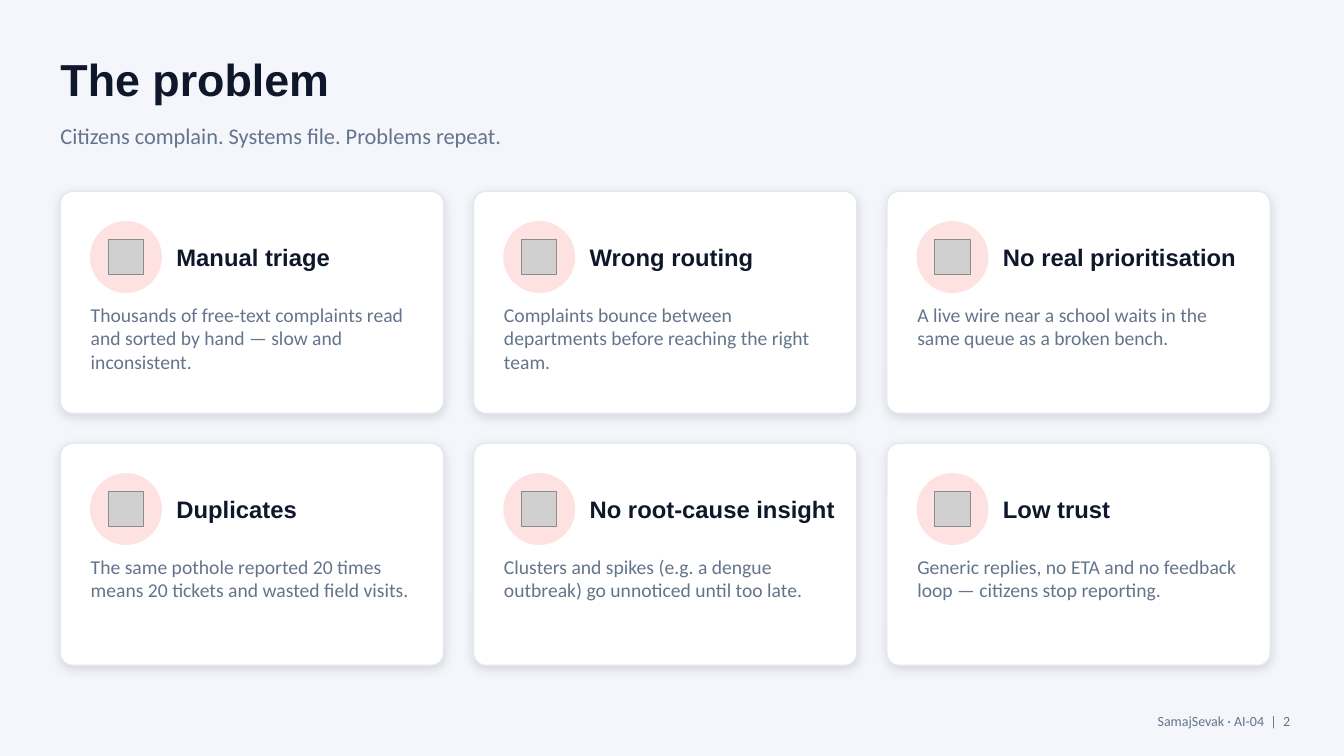
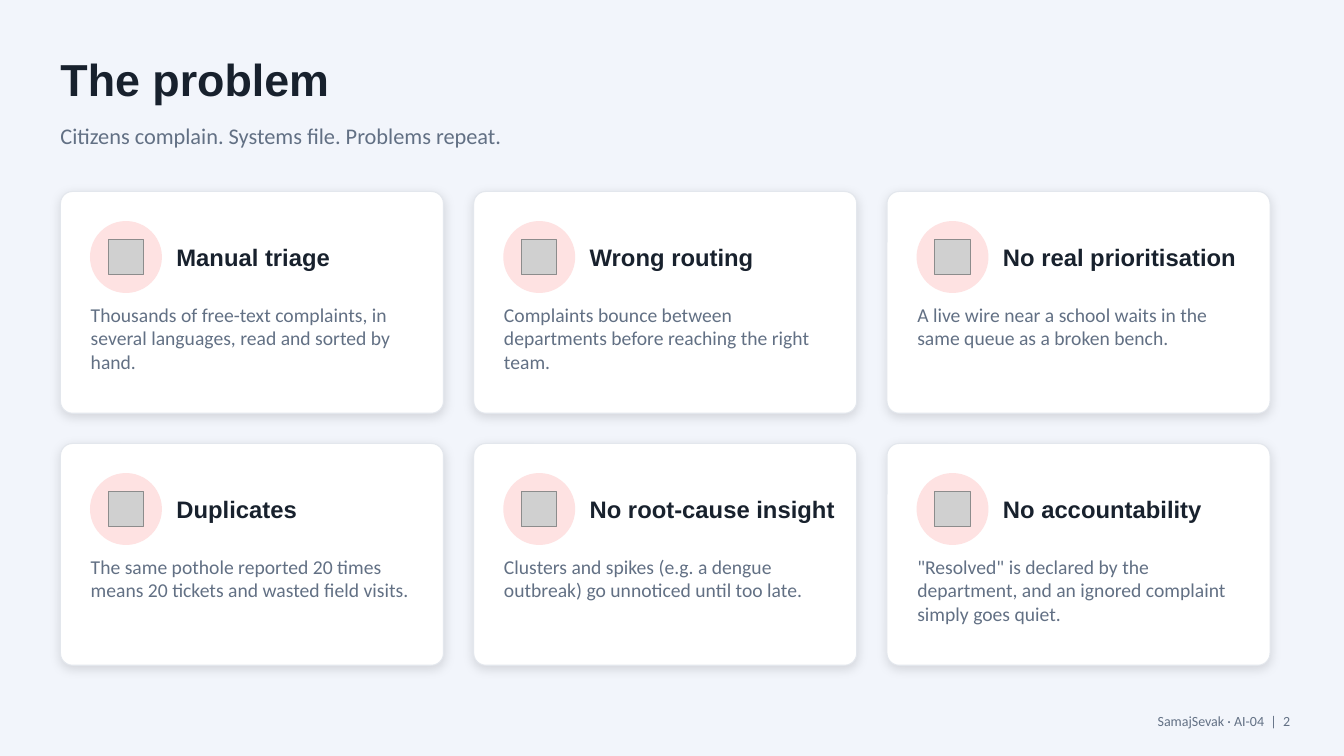
Before and after one commit to Saikarpe/SamajSevak, a slide deck: slide 2 of docs/SamajSevak_Hack2Ignite_AI-04.pptx. Drawn at 1344x756 pixels with LibreOffice and Linux fonts; fonts in the diff are those of the drawing; grey boxes stand for pictures. Boxes give left, top, right and bottom in pixels: in the first picture for what was removed or moved away, otherwise in the second. Text is boxed around its words. In the diff, an @@ line names an element or a change of style, - is before the commit and + after.

```diff
--- a/docs/SamajSevak_Hack2Ignite_AI-04.pptx
+++ b/docs/SamajSevak_Hack2Ignite_AI-04.pptx
@@ background #F4F6FB to #F2F5FB @@
@@ rounded rectangle at box(60, 192, 444, 413): outline #E2E8F0 0.75 pt to #E3E7ED 0.75 pt @@
@@ text at box(91, 308, 390, 369): text changed; text colour #64748B to #627084 @@
-Thousands of free-text complaints read and sorted by hand — slow and inconsistent.
+Thousands of free-text complaints, in several languages, read and sorted by hand.
@@ rounded rectangle at box(887, 444, 1270, 665): outline #E2E8F0 0.75 pt to #E3E7ED 0.75 pt @@
@@ text at box(1003, 500, 1201, 523): text changed; text colour #0F172A to #18212D @@
-Low trust
+No accountability
@@ text at box(917, 560, 1226, 625): text changed; text colour #64748B to #627084 @@
-Generic replies, no ETA and no feedback loop — citizens stop reporting.
+"Resolved" is declared by the department, and an ignored complaint simply goes quiet.
```
Also in this commit, not shown: 10 other slides changed, 5 slides added, 2 slides removed, 51 other files.
